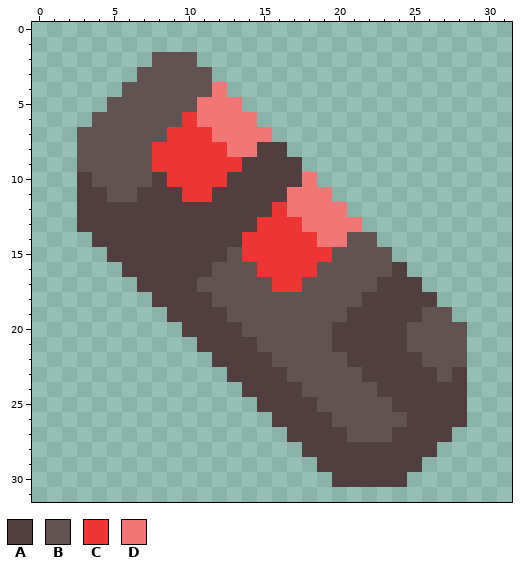
One commit to this pixel-art sprite: sprites/items/red/redum-plate.png. That is the earlier state.
The file is 32x32 pixels.
Palette (. is transparent): A #513f3f  B #625353  C #ee3535  D #f27676
Pixels before, first column x 3:
 2 .....BBB..................
 3 ....BBBBB.................
 4 ...BBBBBBD................
 5 ..BBBBBBDDD...............
 6 .BBBBBBCDDDD..............
 7 BBBBBBCCCDDDD.............
 8 BBBBBCCCCCDDAA............
 9 BBBBBCCCCCCAAAA...........
10 ABBBBACCCCAAAAAD..........
11 AABBAAACCAAAAADDD.........
12 AAAAAAAAAAAAACDDDD........
13 AAAAAAAAAAAACCCDDDD.......
14 .AAAAAAAAAACCCCCDDBB......
15 ..AAAAAAAABCCCCCCBBBB.....
16 ...AAAAAABBBCCCCBBBBBA....
17 ....AAAABBBBBCCBBBBBAAA...
18 .....AAAABBBBBBBBBBAAAAA..
19 ......AAAABBBBBBBBAAAAABB.
20 .......AAAABBBBBBAAAAABBBB
21 ........AAAABBBBBAAAAABBBB
22 .........AAAABBBBBAAAAABBB
23 ..........AAAABBBBBAAAAABA
24 ...........AAAABBBBBAAAAAA
25 ............AAAABBBBBAAAAA
26 .............AAAABBBBBAAAA
27 ..............AAAABBBAAAA.
28 ...............AAAAAAAAA..
29 ................AAAAAAA...
30 .................AAAAA....
And afterwards:
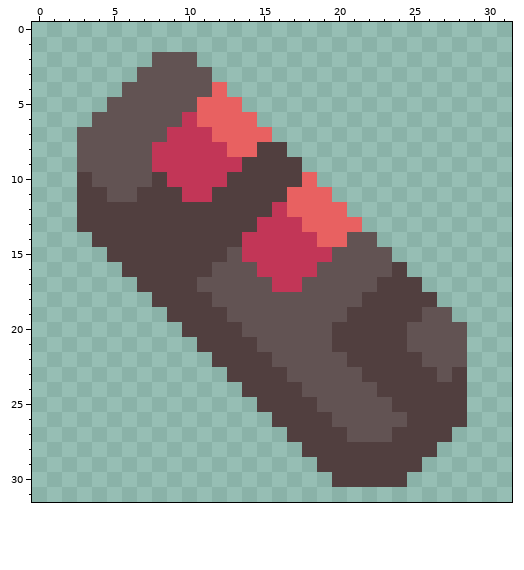
Change:
Colour C changes from #ee3535 to #c23657.
Colour D changes from #f27676 to #e86161.
Where, in picture pixels (left, top, right, bottom), the same in both pictures:
changed: (152, 82, 362, 292)
